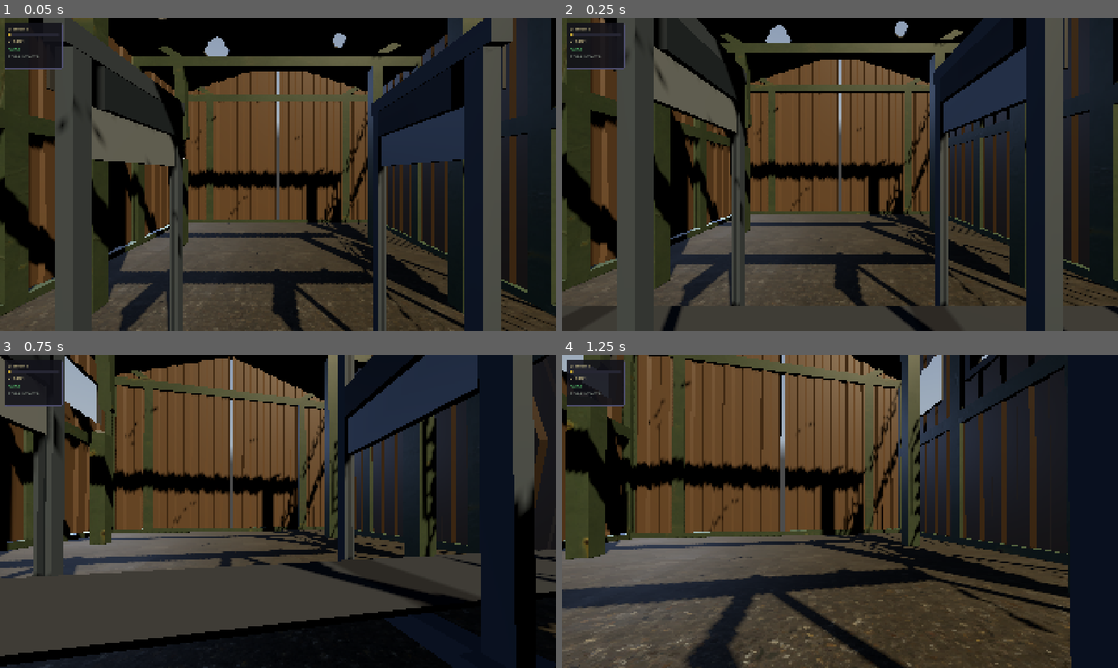
Above: before the commit, frames 1-4 (two rows, left to right).
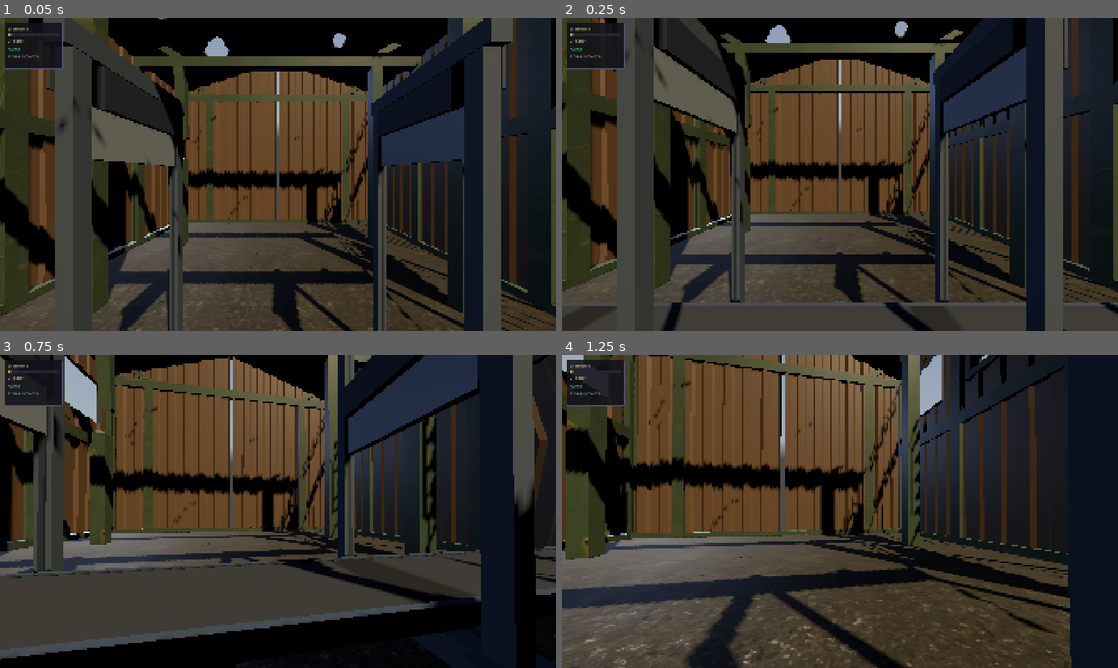
Above: after the commit, the same moments.

Repository: mateusalkimim/relativity-paradox-lab
Game: Godot game, scene res://scenes/main.tscn
The game is run twice, just before and just after one commit, with the same random seed, the same clock (stepped at 60 frames per second) and the same inputs. A sky picture missing from this copy of the repository is replaced by a grey-blue gradient.
Inputs (mouse positions are in pixels of both pictures, inside the frame that each line leads up to):
- Up to frame 1 (0.05 s): no input
- Up to frame 2 (0.25 s): no input
- Up to frame 3 (0.75 s): move the mouse to (305, 511) at 0.52 s; hold W (move_forward) from 0.53 s (still down); hold Space (action_primary) from 0.53 s (still down)
- Up to frame 4 (1.25 s): keep holding W (move_forward); keep holding Space (action_primary)

Frame 1 is identical in both runs. In frame 2, 0.9% of the frame differs, in the area x 0-100%, y 90-92%; in frame 3, 4.6%, in the area x 0-100%, y 61-100%; in frame 4, nothing differs.

Commit message:
feat: melhoria visual da esteira — estrutura industrial procedural
Placeholder estilizado enquanto esteira.glb (Hyper3D) está pendente,
no mesmo estilo da guilhotina procedural:

- Capas de correia envolvendo os roletes das pontas (raio 0.28)
- 7 roletes intermediários visíveis sob a correia
- Trilhos laterais na altura da correia (escondem a borda do belt)
- Chassis longitudinal com 3 pares de pés intermediários
- Bloco de motor na ponta de saída
- Paleta §8.2 (aço #4A5560, metal #6B7780), shading per-vertex

Tudo aditivo: Correia (UV scroll) e plano de apoio da tora (y=0.5)
inalterados; estrutura contrai junto com o MovingWorld no frame Bob.

Co-Authored-By: Claude Opus 4.8 <noreply@anthropic.com>

Diff:
--- a/scripts/esteira.gd
+++ b/scripts/esteira.gd
@@ -14,6 +14,18 @@
 
 # Theoretical UV scroll rate: VISUAL_C / (BELT_LENGTH / UV_SCALE_X) = 2.5 UV-units/sec at beta=1.
 const UV_SCROLL_RATE: float = VISUAL_C / (BELT_LENGTH / UV_SCALE_X)
+
+# Paleta §8.2 do README — estrutura metálica, mesmo estilo da guilhotina
+const COLOR_RAIL: Color = Color(0.29, 0.33, 0.38)    # #4A5560 aço cinza-azulado
+const COLOR_ROLLER: Color = Color(0.42, 0.47, 0.50)  # #6B7780 metal claro
+const COLOR_WRAP: Color = Color(0.19, 0.19, 0.19)    # borracha da correia nas pontas
+const COLOR_MOTOR: Color = Color(0.18, 0.21, 0.25)   # ferro escuro
+
+# Roletes intermediários: raio menor que os das pontas (0.25), topo tangente
+# à face inferior da correia (0.475)
+const MID_ROLLER_RADIUS: float = 0.22
+const MID_ROLLER_XS: Array[float] = [-7.5, -5.0, -2.5, 0.0, 2.5, 5.0, 7.5]
+const LEG_XS: Array[float] = [-5.0, 0.0, 5.0]
 
 # 2. Exportadas
 
@@ -40,6 +52,7 @@
 	# the stripe was visible only in the first 2 world-units of the 20u belt.
 	_mat.albedo_texture = _create_stripe_texture()
 	_correia.set_surface_override_material(0, _mat)
+	_build_structure()
 
 func _process(delta: float) -> void:
 	# O scroll roda nos dois referenciais: em ALICE a superfície acompanha a
@@ -54,6 +67,76 @@
 		GameState.decrease_speed()
 
 # 9. Funções privadas
+
+# Estrutura procedural complementar ao .tscn — placeholder estilizado
+# enquanto esteira.glb (Hyper3D) está pendente. Tudo aditivo: a Correia
+# (UV scroll) e o plano de apoio da tora (y=0.5) não mudam.
+func _build_structure() -> void:
+	# Capas das pontas: a correia "envolvendo" os roletes externos.
+	# Raio 0.28 = rolete (0.25) + espessura visual da borracha.
+	_add_wrap_cap("WrapLeft", -BELT_LENGTH * 0.5)
+	_add_wrap_cap("WrapRight", BELT_LENGTH * 0.5)
+
+	# Roletes intermediários visíveis sob a correia
+	for i: int in MID_ROLLER_XS.size():
+		_add_cylinder("MidRoller%d" % i, Vector3(MID_ROLLER_XS[i], 0.475 - MID_ROLLER_RADIUS, 0.0),
+				MID_ROLLER_RADIUS, 1.5, COLOR_ROLLER, 0.6)
+
+	# Trilhos laterais na altura da correia: escondem a borda do belt
+	# (belt edge em z=±0.75; trilho centrado em ±0.79 encosta nela)
+	_add_box("RailL", Vector3(0.0, 0.47, -0.79), Vector3(BELT_LENGTH + 0.4, 0.12, 0.08), COLOR_RAIL, 0.3)
+	_add_box("RailR", Vector3(0.0, 0.47, 0.79), Vector3(BELT_LENGTH + 0.4, 0.12, 0.08), COLOR_RAIL, 0.3)
+
+	# Chassis: longarinas que carregam os roletes, apoiadas nos pés
+	_add_box("ChassisL", Vector3(0.0, 0.34, -0.70), Vector3(BELT_LENGTH - 0.4, 0.10, 0.10), COLOR_RAIL, 0.3)
+	_add_box("ChassisR", Vector3(0.0, 0.34, 0.70), Vector3(BELT_LENGTH - 0.4, 0.10, 0.10), COLOR_RAIL, 0.3)
+
+	# Pés intermediários (as pontas já têm os 4 suportes do .tscn)
+	for i: int in LEG_XS.size():
+		_add_box("LegL%d" % i, Vector3(LEG_XS[i], 0.15, -0.675), Vector3(0.12, 0.30, 0.12), COLOR_RAIL)
+		_add_box("LegR%d" % i, Vector3(LEG_XS[i], 0.15, 0.675), Vector3(0.12, 0.30, 0.12), COLOR_RAIL)
+
+	# Bloco do motor na ponta de saída — dá direção visual à esteira
+	_add_box("Motor", Vector3(9.6, 0.30, 1.05), Vector3(0.7, 0.55, 0.5), COLOR_MOTOR, 0.4)
+
+func _add_wrap_cap(node_name: String, x: float) -> void:
+	_add_cylinder(node_name, Vector3(x, 0.25, 0.0), 0.28, 1.52, COLOR_WRAP, 0.0)
+
+func _add_cylinder(node_name: String, pos: Vector3, radius: float, length: float,
+		color: Color, metallic: float = 0.0) -> void:
+	var mi := MeshInstance3D.new()
+	mi.name = node_name
+	mi.position = pos
+	# Eixo Y do cilindro deitado ao longo do mundo Z (mesma orientação dos roletes do .tscn)
+	mi.rotation_degrees.x = 90.0
+	var mesh := CylinderMesh.new()
+	mesh.top_radius = radius
+	mesh.bottom_radius = radius
+	mesh.height = length
+	mesh.radial_segments = 8
+	mesh.rings = 1
+	mi.mesh = mesh
+	mi.set_surface_override_material(0, _make_metal_material(color, metallic))
+	add_child(mi)
+
+func _add_box(node_name: String, pos: Vector3, size: Vector3,
+		color: Color, metallic: float = 0.0) -> void:
+	var mi := MeshInstance3D.new()
+	mi.name = node_name
+	mi.position = pos
+	var mesh := BoxMesh.new()
+	mesh.size = size
+	mi.mesh = mesh
+	mi.set_surface_override_material(0, _make_metal_material(color, metallic))
+	add_child(mi)
+
+func _make_metal_material(color: Color, metallic: float) -> StandardMaterial3D:
+	var mat := StandardMaterial3D.new()
+	mat.albedo_color = color
+	mat.shading_mode = BaseMaterial3D.SHADING_MODE_PER_VERTEX
+	mat.roughness = 0.85
+	mat.metallic = metallic
+	return mat
 
 func _scroll_belt(delta: float) -> void:
 	if _mat == null:
